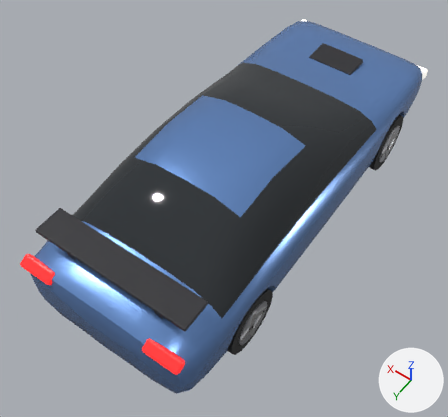
Before and after pictures for a commit that changed the glTF model public/models/evo.glb.
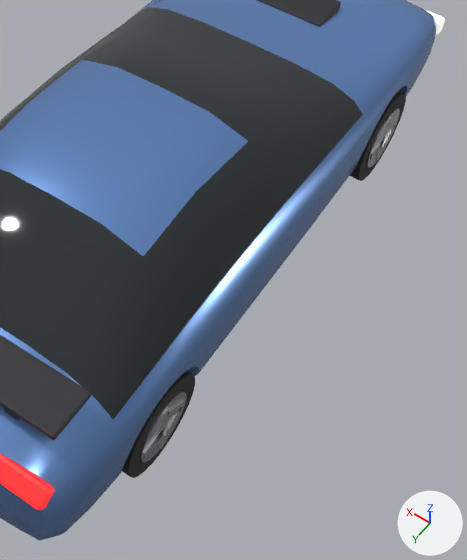
The first picture shows the older version from a 50 mm lens placed at (-2.15, 3.53, 5.17), pointed at (0.01, 0.5, 0.42). The close-ups show the older and then the newer version on the part from 34% to 99% of the width and 14% to 97% of the height of that picture. Only the edits that show in the close-ups are written down. The lights are fixed; the arrows at lower right show +X, +Y and +Z. Vertices at exactly the same position are counted once.

Before the edit, the objects in view are built like this:
```python
me_cube_005 = bpy.data.meshes.new('Cube.005')
me_cube_005.from_pydata(...)  # 56 vertices, 108 faces; spans x -0.75..0.75, y 1.76..2.04, z 1.16..1.2
me_cube_005.materials.append(mat_trim)  # dark grey #303035
me_cylinder_010 = bpy.data.meshes.new('Cylinder.010')
me_cylinder_010.from_pydata(...)  # 136 vertices, 244 faces; spans x -0.129..0.11, y -0.32..0.32, z -0.32..0.32
# faces by material slot: [92, 92, 60]
me_cylinder_010.materials.append(mat_tyre)  # black #272727
me_cylinder_010.materials.append(mat_rim)  # light grey #c4c5cb
me_cylinder_010.materials.append(mat_chrome)  # white #f3f3f3
me_cylinder_014 = bpy.data.meshes.new('Cylinder.014')
me_cylinder_014.from_pydata(...)  # 136 vertices, 244 faces; spans x -0.129..0.11, y -0.32..0.32, z -0.32..0.32
# faces by material slot: [92, 92, 60]
me_cylinder_014.materials.append(mat_tyre)  # black #272727
me_cylinder_014.materials.append(mat_rim)  # light grey #c4c5cb
me_cylinder_014.materials.append(mat_chrome)  # white #f3f3f3
ob_wheel_fr = bpy.data.objects.new('wheel_fr', me_cylinder_010)
ob_wheel_fr.location = (-0.765, -1.315, 0.32)
ob_wheel_rr = bpy.data.objects.new('wheel_rr', me_cylinder_014)
ob_wheel_rr.location = (-0.765, 1.315, 0.32)
ob_wing = bpy.data.objects.new('wing', me_cube_005)
ob_wing.location = (0.0, 0.0, 0.0)
# also in view: 'scoop' at (0.0, -1.55, 0.88); 'light_r' at (0.0, 2.19, 0.9); 'body' at (0.0, 0.0, 0.81)
```
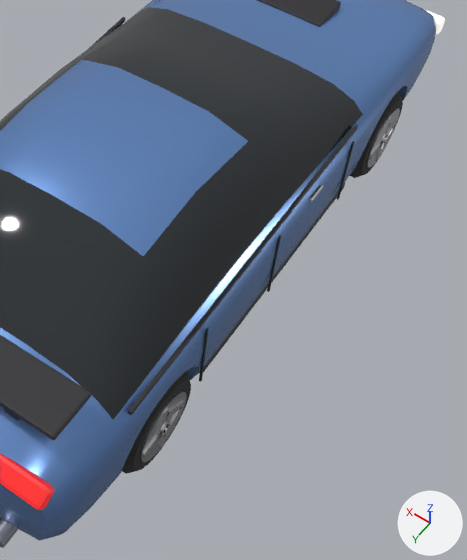
Edits to the bpy script that builds the scene:
```text
Change me_cylinder_010:
    remove me_cylinder_010.from_pydata(...)  # 136 vertices, 244 faces; spans x -0.129..0.11, y -0.32..0.32, z -0.32..0.32
    add me_cylinder_010.from_pydata(...)  # 312 vertices, 584 faces; spans x -0.145..0.11, y -0.32..0.32, z -0.32..0.32
    me_cylinder_010 part 1: the loose piece of 48 vertices spanning x -0.11..0.11, y -0.32..0.32, z -0.32..0.32 is rebuilt with 96 vertices and now spans x -0.11..0.11, y -0.32..0.32, z -0.32..0.32
    me_cylinder_010 part 2: the loose piece of 8 vertices spanning x -0.129..-0.099, y -0.026..0.091, z -0.201..0.0 is rebuilt with 8 vertices and now spans x -0.129..-0.099, y -0.02..0.087, z -0.202..-0.005
    me_cylinder_010 part 3: the loose piece of 8 vertices spanning x -0.129..-0.099, y -0.026..0.091, z 0.0..0.201 is rebuilt with 8 vertices and now spans x -0.129..-0.099, y -0.02..0.087, z 0.005..0.202
    me_cylinder_010 part 4: the loose piece of 8 vertices spanning x -0.129..-0.099, y -0.181..0.01, z -0.143..0.019 is rebuilt with 8 vertices and now spans x -0.129..-0.099, y -0.18..0.004, z -0.14..0.013
    other edits to the shape of me_cylinder_010 do not show in these pictures
    add me_cylinder_010.materials.append(mat_trim)  # dark grey #303035
    add me_cylinder_010.materials.append(mat_brake)  # grey #9999a2
Change me_cylinder_014:
    remove me_cylinder_014.from_pydata(...)  # 136 vertices, 244 faces; spans x -0.129..0.11, y -0.32..0.32, z -0.32..0.32
    add me_cylinder_014.from_pydata(...)  # 312 vertices, 584 faces; spans x -0.145..0.11, y -0.32..0.32, z -0.32..0.32
    me_cylinder_014 part 5: a new loose piece, a 16-sided cylinder along x spanning x -0.145..-0.095, y -0.029..0.029, z -0.029..0.029, in mat_chrome (white #f3f3f3)
    me_cylinder_014 part 6: a new loose piece, a box spanning x -0.129..-0.099, y 0.013..0.205, z -0.025..0.025, in mat_chrome (white #f3f3f3)
    me_cylinder_014 part 7: the loose piece of 48 vertices spanning x -0.11..0.11, y -0.32..0.32, z -0.32..0.32 is rebuilt with 96 vertices and now spans x -0.11..0.11, y -0.32..0.32, z -0.32..0.32
    me_cylinder_014 part 8: the loose piece of 8 vertices spanning x -0.129..-0.099, y -0.026..0.091, z -0.201..0.0 is rebuilt with 8 vertices and now spans x -0.129..-0.099, y -0.02..0.087, z -0.202..-0.005
    me_cylinder_014 part 9: the loose piece of 8 vertices spanning x -0.129..-0.099, y -0.026..0.091, z 0.0..0.201 is rebuilt with 8 vertices and now spans x -0.129..-0.099, y -0.02..0.087, z 0.005..0.202
    me_cylinder_014 part 10: the loose piece of 8 vertices spanning x -0.129..-0.099, y -0.181..0.01, z -0.143..0.019 is rebuilt with 8 vertices and now spans x -0.129..-0.099, y -0.18..0.004, z -0.14..0.013
    other edits to the shape of me_cylinder_014 do not show in these pictures
    add me_cylinder_014.materials.append(mat_trim)  # dark grey #303035
    add me_cylinder_014.materials.append(mat_brake)  # grey #9999a2
Add ob_exhaust_001:
    ob_exhaust_001 = bpy.data.objects.new('exhaust.001', me_cylinder_009)  # a 20-sided cylinder along y spanning x -0.6..-0.5, y 2.1817..2.3217, z 0.26..0.36; in mat_brake (grey #9999a2)
    ob_exhaust_001.location = (0.0, 0.0, 0.0)
Add ob_sill:
    ob_sill = bpy.data.objects.new('sill', me_cube_013)  # 112 vertices, 216 faces; spans x -0.85..0.85, y -0.87..0.87, z 0.2..0.3; in mat_trim (dark grey #303035)
    ob_sill.location = (0.0, 0.0, 0.0)
Add ob_belt_trim:
    ob_belt_trim = bpy.data.objects.new('belt_trim', me_cube_012)  # a box spanning x 0.84..0.86, y -0.76..1.6, z 0.86..0.88; a box spanning x -0.86..-0.84, y -0.76..1.6, z 0.86..0.88; in mat_trim (dark grey #303035)
    ob_belt_trim.location = (0.0, 0.0, 0.0)
Add ob_handle:
    ob_handle = bpy.data.objects.new('handle', me_cube_011)  # 112 vertices, 216 faces; spans x -0.89..0.89, y -0.3..-0.16, z 0.77..0.79; in mat_chrome (white #f3f3f3)
    ob_handle.location = (0.0, 0.0, 0.0)
Add ob_door_cut_2:
    ob_door_cut_2 = bpy.data.objects.new('door_cut_2', me_cube_010)  # 16 vertices, 24 faces; spans x -0.89..0.89, y 0.94..0.96, z 0.3..0.82; in mat_trim (dark grey #303035)
    ob_door_cut_2.location = (0.0, 0.0, 0.0)
Add ob_door_cut_1:
    ob_door_cut_1 = bpy.data.objects.new('door_cut_1', me_cube_009)  # 16 vertices, 24 faces; spans x -0.89..0.89, y 0.19..0.21, z 0.3..0.82; in mat_trim (dark grey #303035)
    ob_door_cut_1.location = (0.0, 0.0, 0.0)
Add ob_door_cut_0:
    ob_door_cut_0 = bpy.data.objects.new('door_cut_0', me_cube_008)  # a box spanning x 0.87..0.89, y -0.69..-0.67, z 0.3..0.82; a box spanning x -0.89..-0.87, y -0.69..-0.67, z 0.3..0.82; in mat_trim (dark grey #303035)
    ob_door_cut_0.location = (0.0, 0.0, 0.0)
```

What differs and where, as boxes (x1, y1, x2, y2) in the close-ups (467 x 560 px):
'wheel_rr', reshaped
    before: (122, 371, 195, 478)
    after: (122, 371, 191, 474)
'belt_trim', added
    after: (88, 17, 358, 415)
'wheel_fr', reshaped
    before: (350, 91, 406, 181)
    after: (350, 91, 403, 178)
'sill', added (mostly hidden)
    after: (199, 182, 345, 373)
'exhaust.001', added
    after: (0, 519, 18, 548)
'door_cut_2', added
    after: (199, 328, 209, 382)
'door_cut_1', added
    after: (267, 235, 281, 292)
'door_cut_0', added
    after: (337, 141, 354, 200)
'handle', added
    after: (308, 184, 323, 202)
part 1 of me_cylinder_010, rebuilt
    before: (350, 91, 406, 181)
    after: (350, 91, 403, 178)
part 2 of me_cylinder_010, rebuilt (12% narrower, 10% shorter)
    before: (376, 143, 383, 162)
    after: (376, 145, 382, 162)
part 3 of me_cylinder_010, rebuilt (7% narrower)
    before: (379, 117, 393, 144)
    after: (379, 117, 392, 144)
part 4 of me_cylinder_010, rebuilt (7% wider)
    before: (382, 125, 396, 151)
    after: (381, 125, 396, 151)
part 5 of me_cylinder_014, added
    after: (163, 423, 171, 434)
part 6 of me_cylinder_014, added
    after: (143, 427, 164, 458)
part 7 of me_cylinder_014, rebuilt
    before: (122, 371, 195, 478)
    after: (122, 371, 191, 474)
part 8 of me_cylinder_014, rebuilt (8% narrower)
    before: (156, 433, 167, 449)
    after: (156, 434, 166, 449)
part 9 of me_cylinder_014, rebuilt (7% narrower)
    before: (156, 407, 170, 437)
    after: (156, 408, 169, 438)
part 10 of me_cylinder_014, rebuilt
    both: (164, 406, 184, 437)
